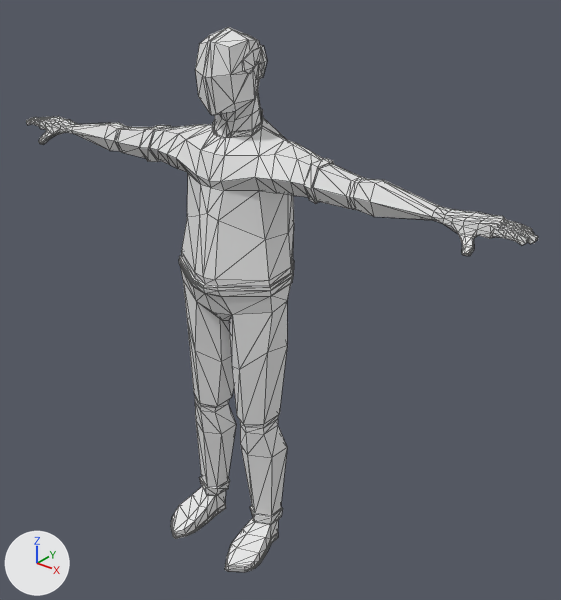
The glTF model Porteiro.glb as it was, and as the next commit left it.
Rendered twice from a 50 mm lens placed at (1.68, -1.83, 0.9), pointed at (0.13, 0.11, -0.3). The axes (+X, +Y, +Z) are drawn at lower left. The lights are the same throughout. The picture after the commit comes second. Mesh edges are drawn as thin lines. Vertices at exactly the same position are counted once.

Objects in the first picture: 'Porteiro'.
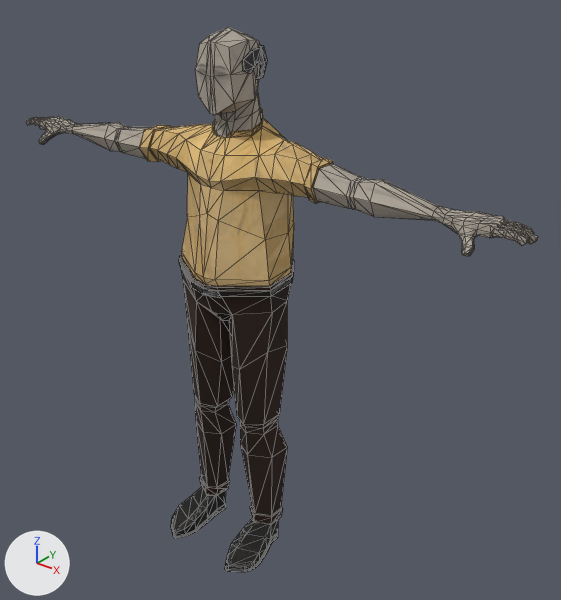
Boxes [x1, y1, x2, y2] around the edits, measured in the pictures (561 x 600 px; the box of a moved part takes in the faces that stretch with it):
'Porteiro', surface changed, reshaped (darker): [26, 27, 538, 572] in both
part 1 of me_cube, moved or reshaped: [195, 41, 234, 115] in both
part 2 of me_cube, moved or reshaped: before [192, 267, 294, 301]; after [191, 267, 294, 301]
part 3 of me_cube, surface changed (darker): [26, 27, 538, 572] in both
part 4 of me_cube, recoloured: [171, 259, 293, 572] in both
part 5 of me_cube, recoloured: [26, 116, 538, 256] in both

What the commit changed:
Picture 'PorteiroTexture' (img_porteirotexture) is new.
In material 'Material' (mat_material), base_color is no longer (0.8, 0.8, 0.8), white #e7e7e7.
In material 'Material' (mat_material), texture is now set to img_porteirotexture.
In material 'Material' (mat_material), roughness goes from 0.5 to 0.948.
Material 'Material.002' (mat_material_002) is new.
Its base color is (0.17, 0.17, 0.17) (grey #737373).
Its metallic is 0.688.
Its roughness is 0.26.
Material 'Material.001' (mat_material_001) is new.
Its base color is (0.00669, 0.00348, 0.00201) (black #130b07).
me_cube is used by ob_porteiro; location (0.0, 0.0, 0.0).
Verts and faces of me_cube; kept vertices keep their numbers, new ones are numbered from 1244.
Before the commit, vertices of me_cube: 8 (0.0, -0.07, 0.37) at pixel (211, 115), 13 (0.0, -0.09, 0.48) at pixel (205, 77), 88 (0.02, -0.08, 0.49) at pixel (211, 76), 476 (-0.02, -0.08, 0.49) at pixel (202, 75).
me_cube had 1244 vertices, 2484 faces and spanned x -1.05..1.05, y -0.23..0.19, z -1.31..0.62.
me_cube now has 1250 vertices, 2496 faces and spans x -1.05..1.05, y -0.23..0.19, z -1.31..0.62.
Part 1, on me_cube:
Vertices 8, 88, 476 move by (0.0, 0.01, 0.0).
Vertex 13 moves to (0.0, -0.07, 0.48), pixel (210, 76).
Part 2, on me_cube:
1 vertex is removed from x 0.0, y 0.15, z -0.18.
80 faces are deleted.
3 vertices move from x 0.0, y 0.13..0.15, z -0.18..0.14 to x 0.0, y 0.17..0.18, z -0.18..0.14.
7 vertices are added at x -0.07..0.07, y -0.15..0.18, z -0.22..-0.18.
28 new faces join them, mat_material (picture img_porteirotexture).
48 new faces join them, mat_material_001 (black #130b07).
16 new faces join them, mat_material_002 (grey #737373).
me_cube part 3: 2410 kept faces spanning x -1.05..1.05, y -0.23..0.19, z -1.31..0.62 get new texture (UV) coordinates.
me_cube part 4: 188 faces spanning x -0.22..0.22, y -0.23..0.17, z -1.31..-0.18 switch from mat_material (white #e7e7e7) to mat_material_001 (black #130b07).
me_cube part 5: 960 faces spanning x -1.05..1.05, y -0.09..0.04, z 0.13..0.21 switch from no material to mat_material (picture img_porteirotexture).
me_cube gains material mat_material_002 (grey #737373).
